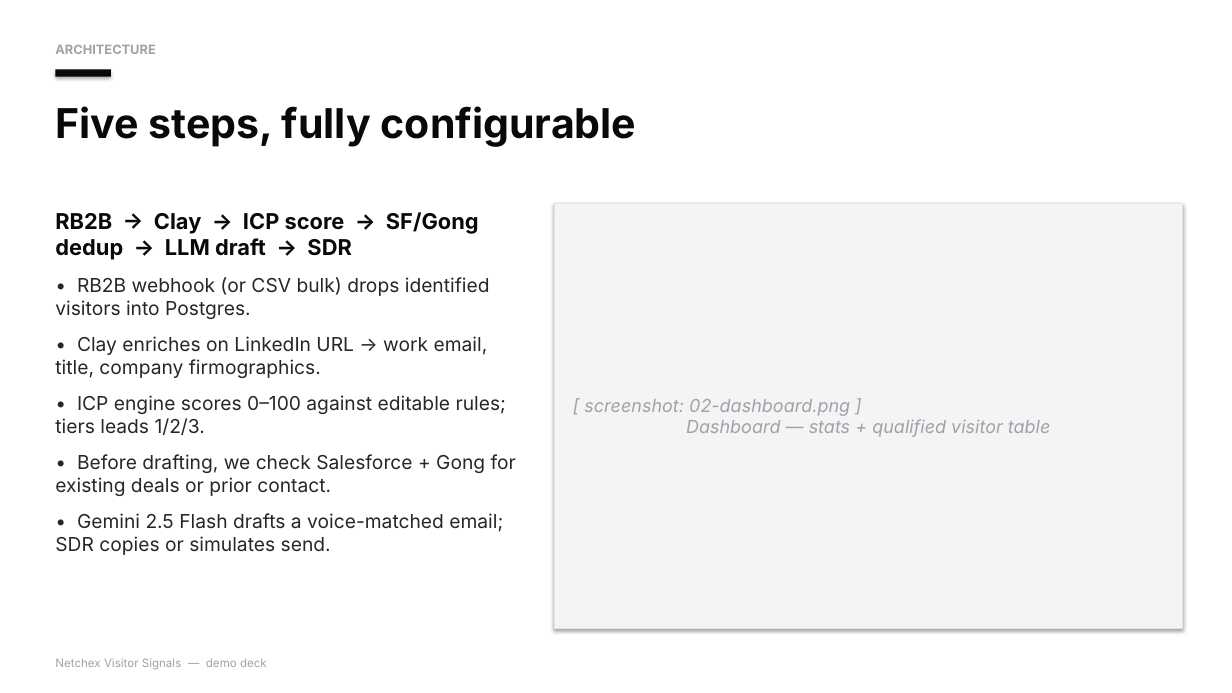
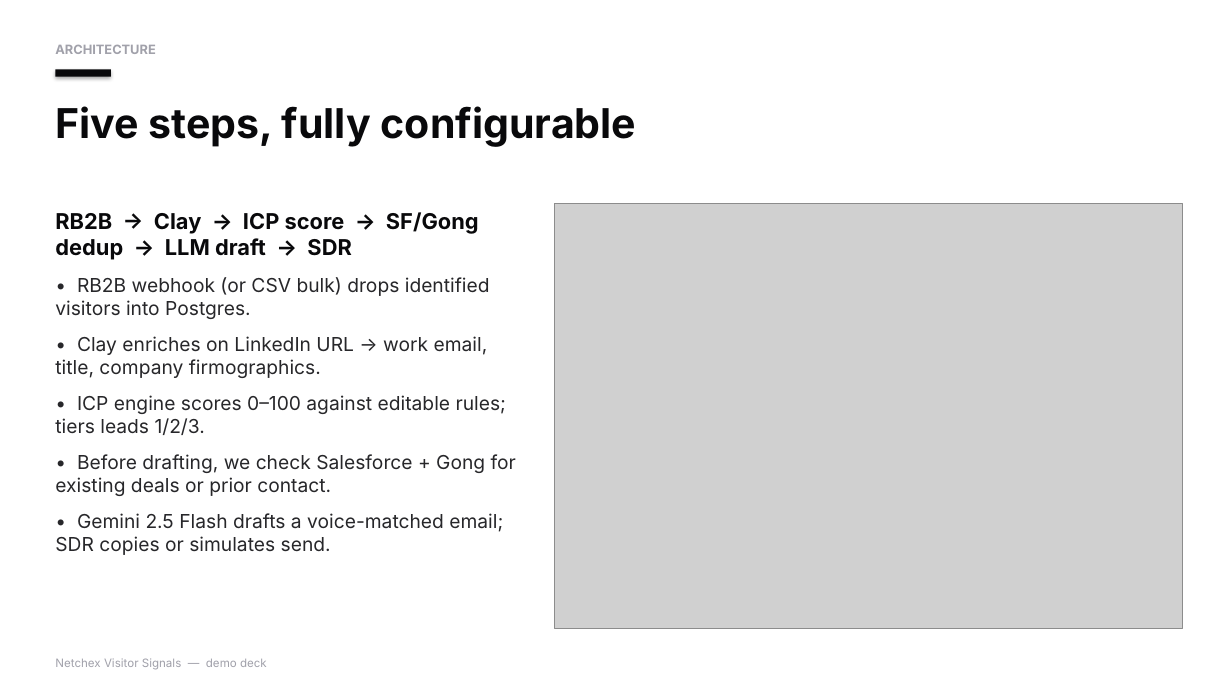
Before and after one commit to tanya-jain-netchex/visitor-signals, a slide deck: slide 3 of docs/demo-deck.pptx. Drawn at 1232x693 pixels with LibreOffice and Linux fonts; fonts in the diff are those of the drawing; grey boxes stand for pictures. Boxes give left, top, right and bottom in pixels: in the first picture for what was removed or moved away, otherwise in the second. Text is boxed around its words. In the diff, an @@ line names an element or a change of style, - is before the commit and + after.

Commit message:
Embed live screenshots into demo deck

```diff
--- a/docs/demo-deck.pptx
+++ b/docs/demo-deck.pptx
@@ rectangle removed at (555, 203, 1183, 628) @@
-[ screenshot: 02-dashboard.png ]
-Dashboard — stats + qualified visitor table
@@ picture added at (555, 203, 1183, 628) @@
```
Also in this commit, not shown: 3 other slides changed.
